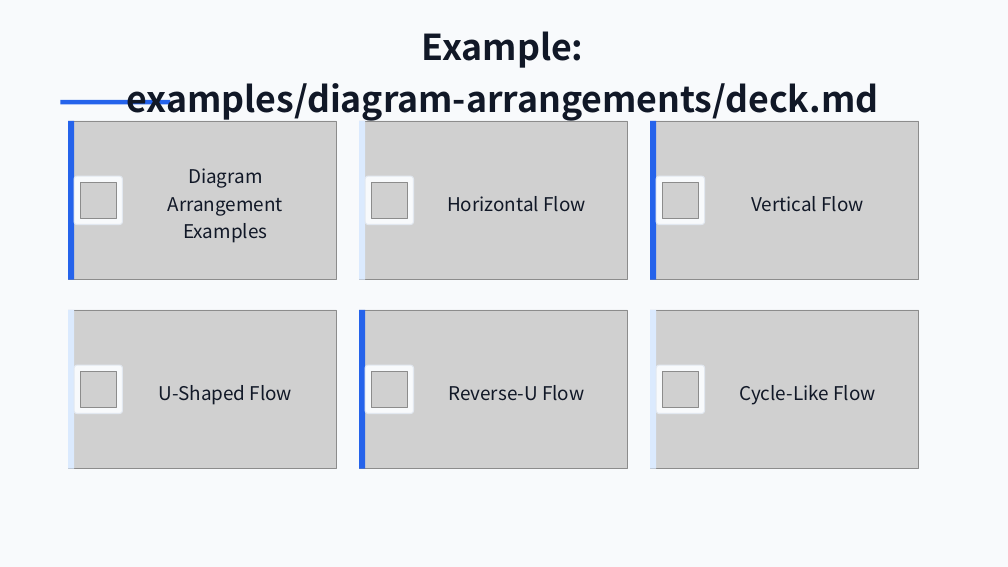
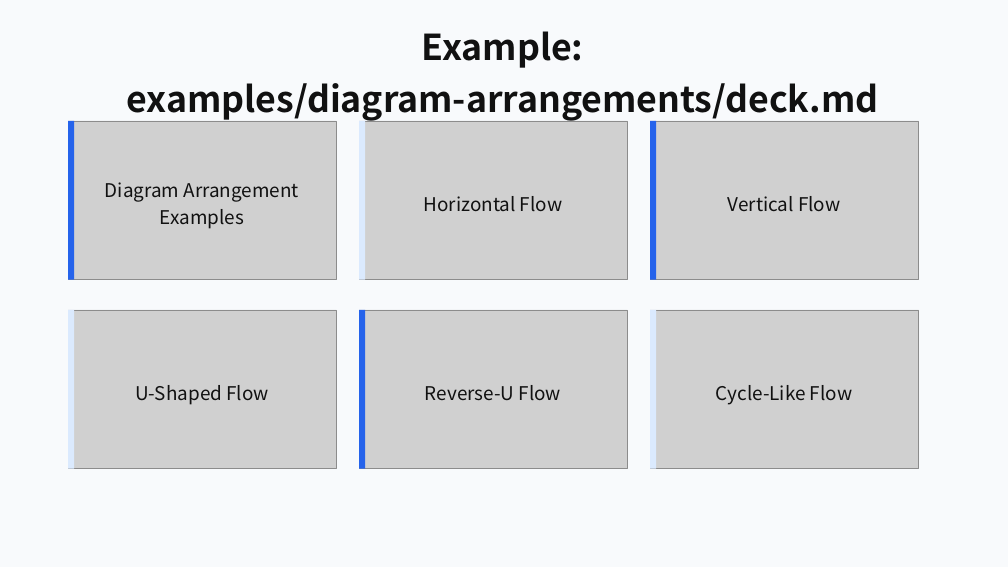
Before and after one commit to ch040602/mdpr-skill, a slide deck: slide 29 of artifacts/mdpr-vs-skill/mdpr-baseline-result.pptx (slide 40 before the commit). Drawn at 1008x567 pixels with LibreOffice and Linux fonts; fonts in the diff are those of the drawing; grey boxes stand for pictures. Boxes give left, top, right and bottom in pixels: in the first picture for what was removed or moved away, otherwise in the second. Text is boxed around its words. In the diff, an @@ line names an element or a change of style, - is before the commit and + after.

```diff
--- a/artifacts/mdpr-vs-skill/mdpr-baseline-result.pptx
+++ b/artifacts/mdpr-vs-skill/mdpr-baseline-result.pptx
@@ rectangle removed at [60, 100, 170, 104] @@
@@ rounded rectangle removed at [74, 176, 123, 225] @@
@@ text "Diagram Arrangement Examples": place and size @@
-text "Diagram Arrangement Examples" at [168, 168, 283, 243]
+text "Diagram Arrangement Examples" at [105, 182, 299, 229]
@@ rounded rectangle removed at [365, 176, 414, 225] @@
@@ rounded rectangle removed at [656, 176, 705, 225] @@
@@ picture removed at [80, 182, 116, 219] @@
@@ picture removed at [371, 182, 408, 219] @@
@@ text "Horizontal Flow": place and size @@
-text "Horizontal Flow" at [447, 196, 585, 211]
+text "Horizontal Flow" at [424, 196, 562, 211]
@@ picture removed at [662, 182, 699, 219] @@
@@ text colour #111827 to #111111 in 7 elements at [126, 31, 878, 122], [105, 182, 299, 229], [424, 196, 562, 211], [135, 385, 268, 405], [425, 385, 561, 400], [716, 385, 852, 405], [728, 196, 840, 211] @@
@@ text "Vertical Flow": place and size @@
-text "Vertical Flow" at [751, 196, 863, 211]
+text "Vertical Flow" at [728, 196, 840, 211]
@@ rounded rectangle removed at [74, 365, 123, 414] @@
@@ picture removed at [80, 371, 116, 408] @@
@@ text "U-Shaped Flow": place and size @@
-text "U-Shaped Flow" at [158, 385, 292, 405]
+text "U-Shaped Flow" at [135, 385, 268, 405]
@@ rounded rectangle removed at [365, 365, 414, 414] @@
@@ picture removed at [371, 371, 408, 408] @@
@@ text "Reverse-U Flow": place and size @@
-text "Reverse-U Flow" at [448, 385, 584, 400]
+text "Reverse-U Flow" at [425, 385, 561, 400]
@@ rounded rectangle removed at [656, 365, 705, 414] @@
@@ picture removed at [662, 371, 699, 408] @@
@@ text "Cycle-Like Flow": place and size @@
-text "Cycle-Like Flow" at [739, 385, 875, 405]
+text "Cycle-Like Flow" at [716, 385, 852, 405]
```
Also in this commit, not shown: 32 other slides changed, 2 slides added, 13 slides removed, 22 other files.
